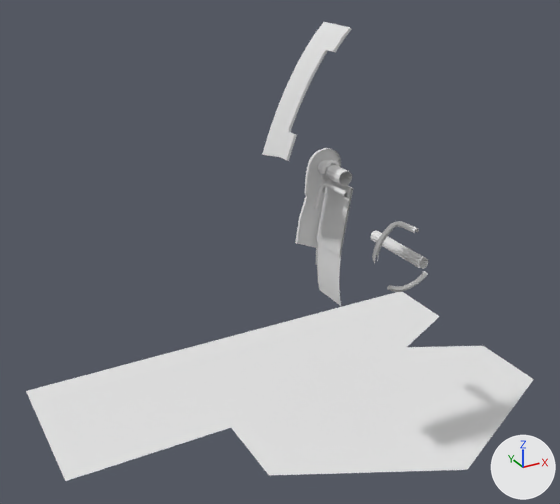
One commit to the OBJ model DarkChaos-Dev/gameitems/Primitive.LM_L_LPC4_Parts.obj: the scene before it, then after it.
One viewpoint serves both versions: a 50 mm camera at (-622.0, -825.0, -404.0) aimed at (-155.0, 23.0, -828.0). The axes (+X, +Y, +Z) are drawn at lower right. The lights are the same throughout. Where no turn or scale is listed for an object, it has been applied to the vertices. Vertices at the same position are counted once.

Before the edit, the objects in view are built like this:
```python
me_lm_l_lpc4_parts = bpy.data.meshes.new('LM_L_LPC4_Parts')
me_lm_l_lpc4_parts.from_pydata(...)  # 779 vertices, 1262 faces; spans x -477.0..239.0, y -214.0..250.0, z -1087.0..-511.0
# before: 770 (-239.0, 134.0, -1082.0) at pixel (198, 386), 772 (-477.0, 250.0, -1081.0) at pixel (25, 390), 774 (-477.0, 18.0, -1084.0) at pixel (65, 481), 775 (-239.0, 18.0, -1084.0) at pixel (231, 427)
ob_lm_l_lpc4_parts = bpy.data.objects.new('LM_L_LPC4_Parts', me_lm_l_lpc4_parts)
ob_lm_l_lpc4_parts.location = (0.0, 0.0, 0.0)
```
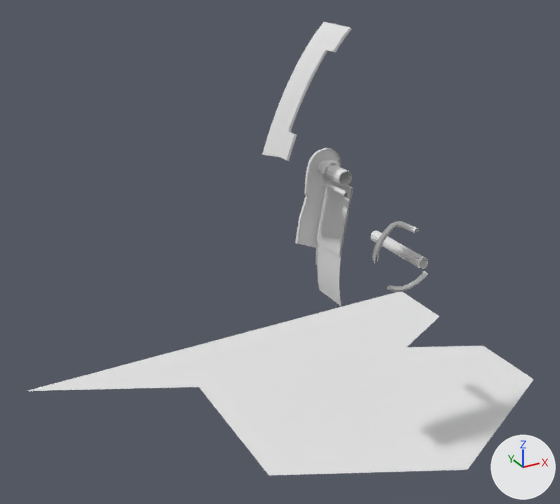
Boxes [x1, y1, x2, y2] around the edits, measured in the pictures (560 x 504 px):
'LM_L_LPC4_Parts', reshaped
    before: [26, 22, 534, 481]
    after: [28, 22, 534, 475]
part 1 of me_lm_l_lpc4_parts, deleted
    before: [26, 387, 231, 481]

The edits, one by one:
me_lm_l_lpc4_parts has 779 vertices, 1262 faces and spans x -477.0..239.0, y -214.0..250.0, z -1087.0..-511.0.
me_lm_l_lpc4_parts is used by ob_lm_l_lpc4_parts; location (0.0, 0.0, 0.0).
Verts and faces of me_lm_l_lpc4_parts; kept vertices keep their numbers, new ones are numbered from 779.
Part 1, on me_lm_l_lpc4_parts:
Vertices deleted: 774 (with the faces that use them).
